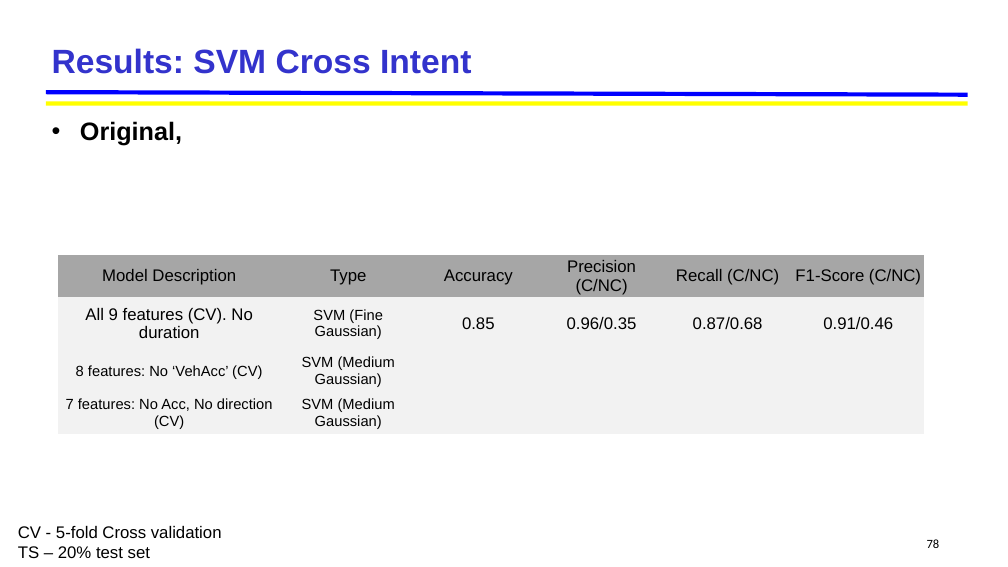
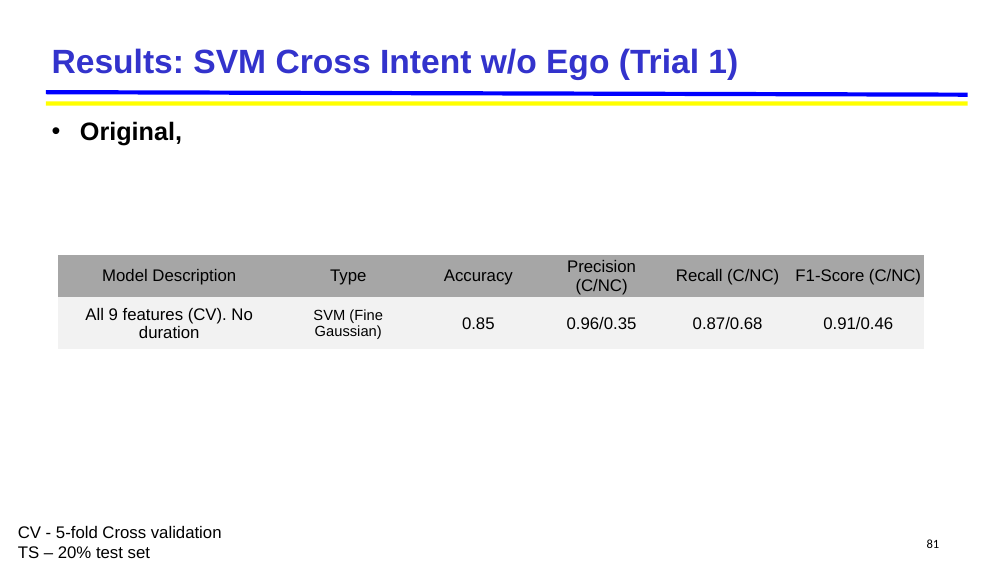
Before and after one commit to jskumaar/pedestrianHybridModel, a slide deck: slide 81 of Pedestrian_Hybrid_Model [Autosaved].pptx (slide 78 before the commit). Drawn at 1008x567 pixels with LibreOffice and Linux fonts; fonts in the diff are those of the drawing; background and template pictures are left out. Boxes give left, top, right and bottom in pixels: in the first picture for what was removed or moved away, otherwise in the second. Text is boxed around its words. In the diff, an @@ line names an element or a change of style, - is before the commit and + after.

```diff
--- a/Pedestrian_Hybrid_Model [Autosaved].pptx
+++ b/Pedestrian_Hybrid_Model [Autosaved].pptx
@@ title at (52, 48, 738, 80): text changed @@
-Results: SVM Cross Intent
+Results: SVM Cross Intent w/o Ego (Trial 1)
@@ table at (57, 255, 924, 349) @@
-row 3: 8 features: No ‘VehAcc’ (CV) | SVM (Medium Gaussian) |  |  |  | 
-row 4: 7 features: No Acc, No direction (CV) | SVM (Medium Gaussian) |  |  |  | 
@@ page number at (927, 539, 940, 548): text changed @@
-78
+81
```
Also in this commit, not shown: 4 other slides changed, 3 slides added, 47 other files.
